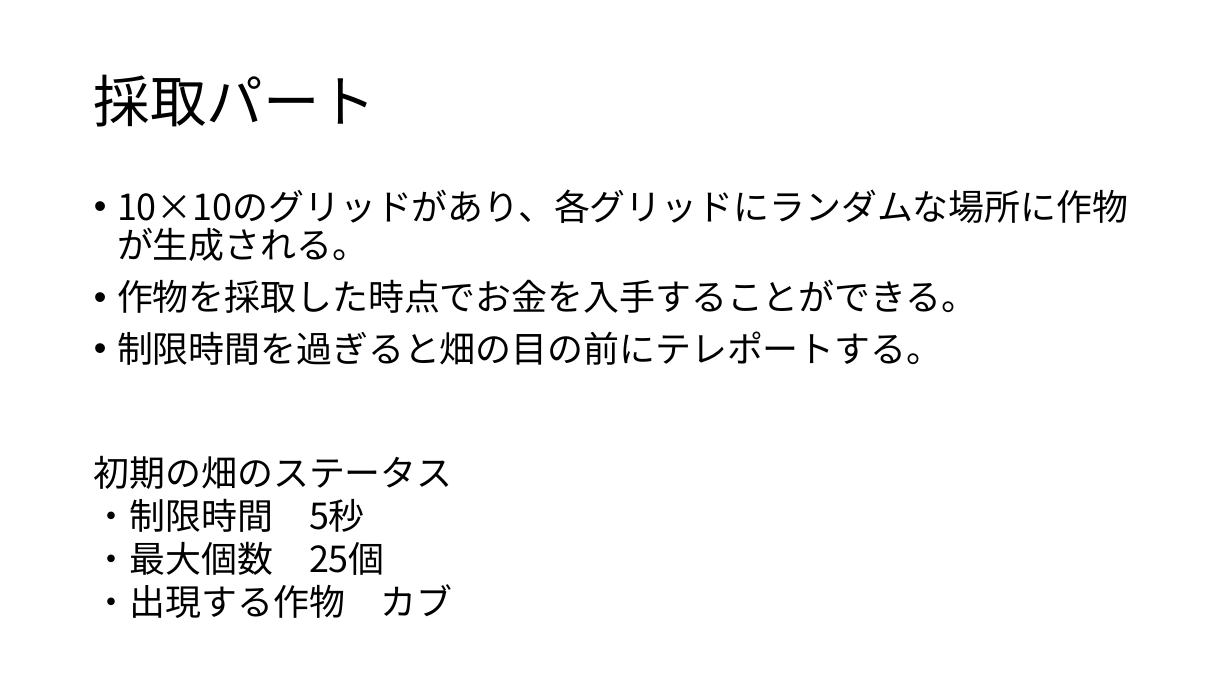
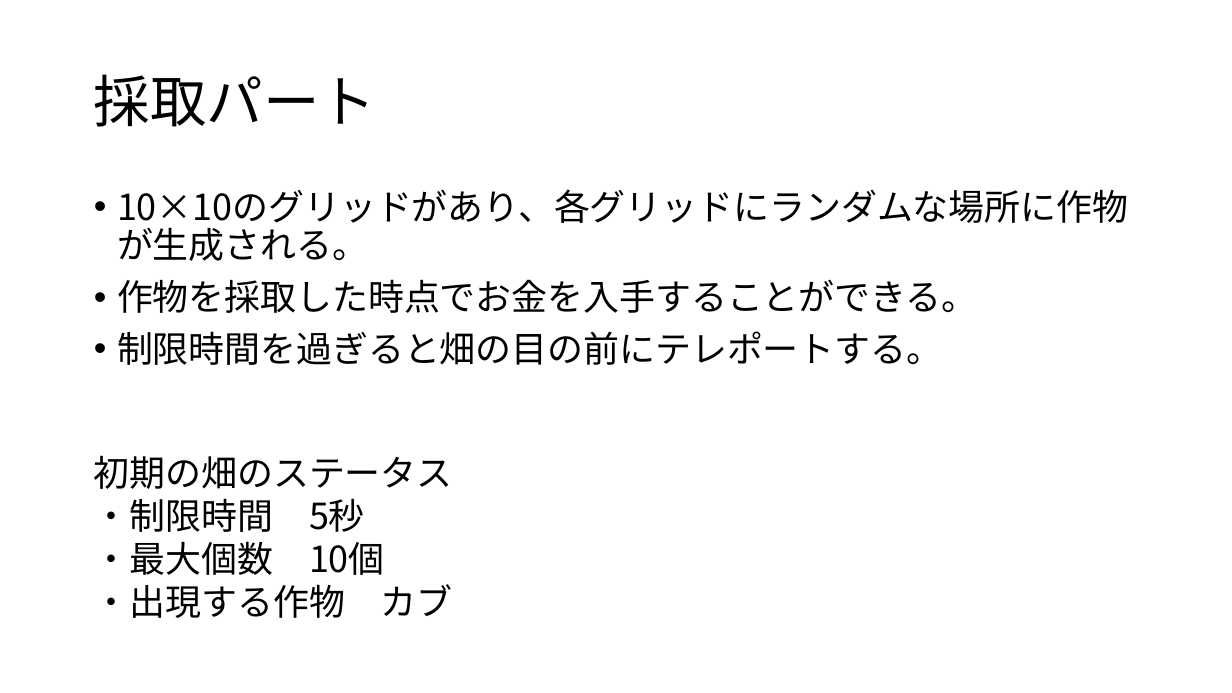
Before and after one commit to KawanoTakumi/FarmLife, a slide deck: slide 4 of FarmLife_企画.pptx. Drawn at 1232x693 pixels with LibreOffice and Linux fonts; fonts in the diff are those of the drawing. Boxes give left, top, right and bottom in pixels: in the first picture for what was removed or moved away, otherwise in the second. Text is boxed around its words. In the diff, an @@ line names an element or a change of style, - is before the commit and + after.

```diff
--- a/FarmLife_企画.pptx
+++ b/FarmLife_企画.pptx
@@ text at bbox=[94, 541, 385, 575]: text changed @@
-・最大個数 25個
+・最大個数 10個
```
Also in this commit, not shown: 2 other slides changed, 5 other files.
